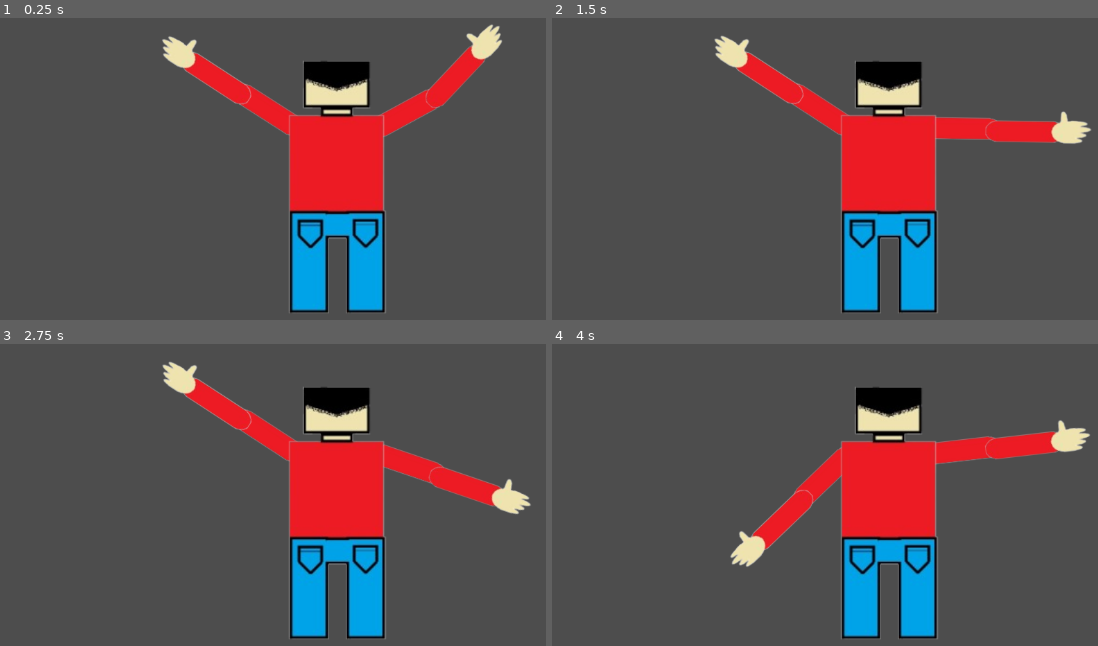
Above: before the commit, frames 1-4 (two rows, left to right).
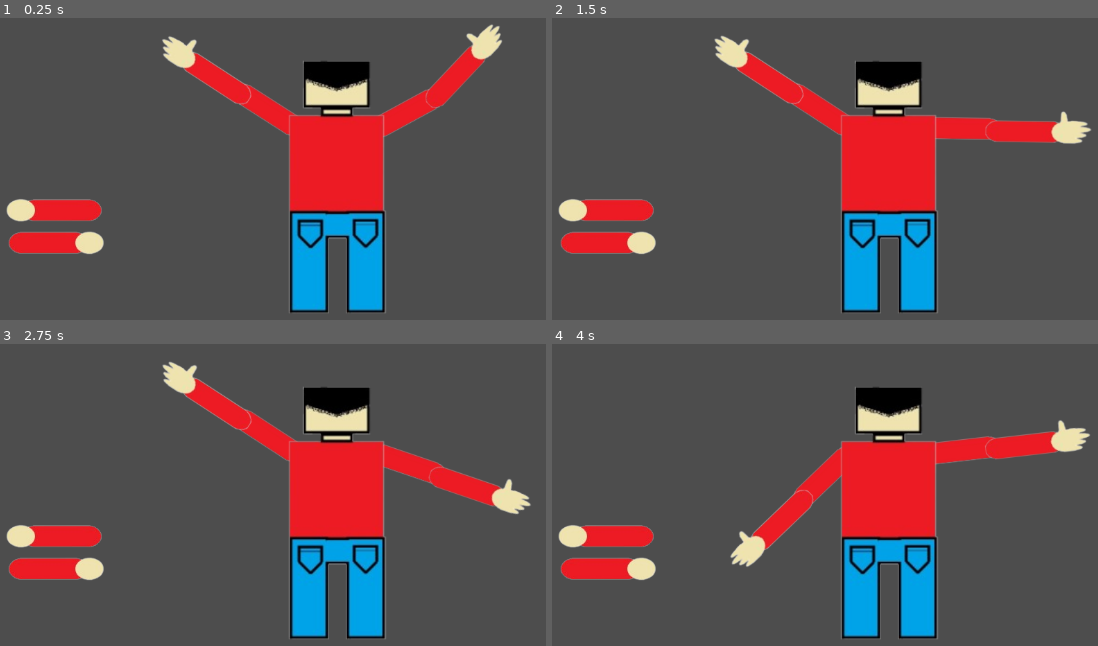
Above: after the commit, the same moments.

Repository: Detmermedina/climbingPepe
Game: Godot game, scene res://personaje/pepeNuevo.tscn
The game is run twice, just before and just after one commit, with the same random seed, the same clock (stepped at 60 frames per second) and the same inputs.
Inputs:
- Up to frame 1 (0.25 s): no input
- Up to frame 2 (1.5 s): hold Right (move_right_der) 0.53-1.28 s; hold Down (move_down_der) from 1.28 s (still down)
- Up to frame 3 (2.75 s): release Down (move_down_der) at 2.03 s; hold Right (move_right_der) from 2.03 s (still down)
- Up to frame 4 (4 s): release Right (move_right_der) at 2.78 s; hold Up (move_up_der) 2.78-3.53 s; hold S (move_down_izq) from 3.53 s (still down)

The runs differ from the first frame. In frame 1, 2.4% of the frame differs, in the area x 1-20%, y 59-79%; in frame 2, 2.4%; in frame 3, 2.4%; in frame 4, 2.4%.

Commit message:
Imágenes antebrazos cerrados

Diff:
--- a/personaje/pepeNuevo.tscn
+++ b/personaje/pepeNuevo.tscn
@@ -6,6 +6,8 @@
 [ext_resource type="Texture2D" uid="uid://biinc6x77cimt" path="res://assets/pepe/brazoIZQ.png" id="3_ftlgj"]
 [ext_resource type="Texture2D" uid="uid://cv784hcnomljs" path="res://assets/pepe/AnteBrazoIZQ.png" id="4_2p8ox"]
 [ext_resource type="Texture2D" uid="uid://cmy5e6heycjt" path="res://assets/pepe/cuerpo.png" id="5_1jj3a"]
+[ext_resource type="Texture2D" uid="uid://jt3wg3hw4btk" path="res://assets/pepe/AntebrazoCerradoDER.png" id="7_a5k2b"]
+[ext_resource type="Texture2D" uid="uid://c34medn6md0yi" path="res://assets/pepe/AntebrazoCerradoIZQ.png" id="8_jydej"]
 
 [sub_resource type="SkeletonModification2DCCDIK" id="SkeletonModification2DCCDIK_rv8x6"]
 target_nodepath = NodePath("../../../IK targets/ManoDER_target")
@@ -68,29 +70,29 @@
 
 [node name="BrazoDer" type="Sprite2D" parent="container/cuerpo"]
 position = Vector2(658, 281)
-rotation = -0.674208
+rotation = -0.67421
 scale = Vector2(1, 1)
 texture = ExtResource("1_kcx11")
 offset = Vector2(46, 0)
 
 [node name="AnteBrazoDer" type="Sprite2D" parent="container/cuerpo"]
-position = Vector2(728.429, 229.758)
-rotation = -0.674208
-scale = Vector2(0.999997, 0.999997)
+position = Vector2(728.426, 229.76)
+rotation = -0.67421
+scale = Vector2(0.999998, 0.999998)
 texture = ExtResource("2_bisvp")
 offset = Vector2(69, -7)
 
 [node name="BrazoIzq" type="Sprite2D" parent="container/cuerpo"]
 position = Vector2(540, 281)
-rotation = 0.578378
+rotation = 0.578382
 scale = Vector2(1, 1)
 texture = ExtResource("3_ftlgj")
 offset = Vector2(-47, 0)
 
 [node name="AnteBrazoIzq" type="Sprite2D" parent="container/cuerpo"]
-position = Vector2(462.388, 234.062)
-rotation = 0.578378
-scale = Vector2(0.999996, 0.999996)
+position = Vector2(462.39, 234.063)
+rotation = 0.578382
+scale = Vector2(0.999999, 0.999999)
 texture = ExtResource("4_2p8ox")
 offset = Vector2(-65, -7)
 
@@ -99,6 +101,14 @@
 scale = Vector2(1.35, 1.35)
 texture = ExtResource("5_1jj3a")
 offset = Vector2(2.2222, 60.7407)
+
+[node name="AntebrazoCerradoDer" type="Sprite2D" parent="container/cuerpo"]
+position = Vector2(193, 447)
+texture = ExtResource("7_a5k2b")
+
+[node name="AntebrazoCerradoIzq" type="Sprite2D" parent="container/cuerpo"]
+position = Vector2(191, 400)
+texture = ExtResource("8_jydej")
 
 [node name="huesos" type="Node2D" parent="container"]
 
@@ -116,7 +126,6 @@
 [node name="HombroDER" type="Bone2D" parent="container/huesos/Skeleton2D/HuesoCuerpo/Cuello"]
 position = Vector2(62, -1)
 rotation = -1.63225
-scale = Vector2(1, 1)
 rest = Transform2D(1, 0, 0, 1, 62, -1)
 metadata/_local_pose_override_enabled_ = true
 
@@ -140,7 +149,6 @@
 [node name="HombroIZQ" type="Bone2D" parent="container/huesos/Skeleton2D/HuesoCuerpo/Cuello"]
 position = Vector2(-56, -1)
 rotation = 1.70964
-scale = Vector2(1, 1)
 rest = Transform2D(1, 0, 0, 1, -56, -1)
 metadata/_local_pose_override_enabled_ = true
 
Binary file added: assets/pepe/AntebrazoCerradoDER.png
Not shown, added: assets/pepe/AntebrazoCerradoDER.png.import
Binary file added: assets/pepe/AntebrazoCerradoIZQ.png
Not shown, added: assets/pepe/AntebrazoCerradoIZQ.png.import
Not shown: 1 places in personaje/pepeNuevo.tscn that only renumber resources
